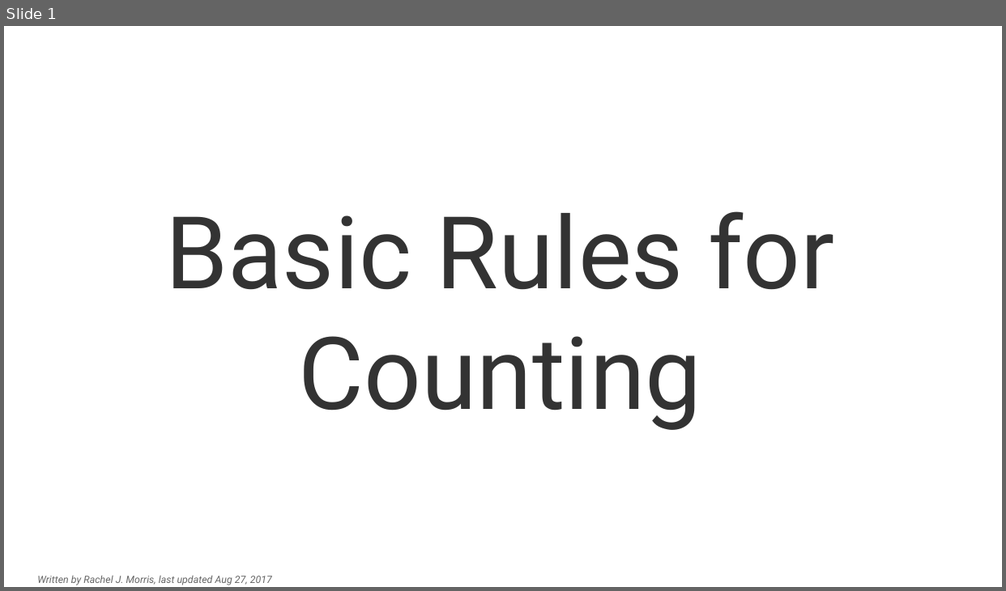
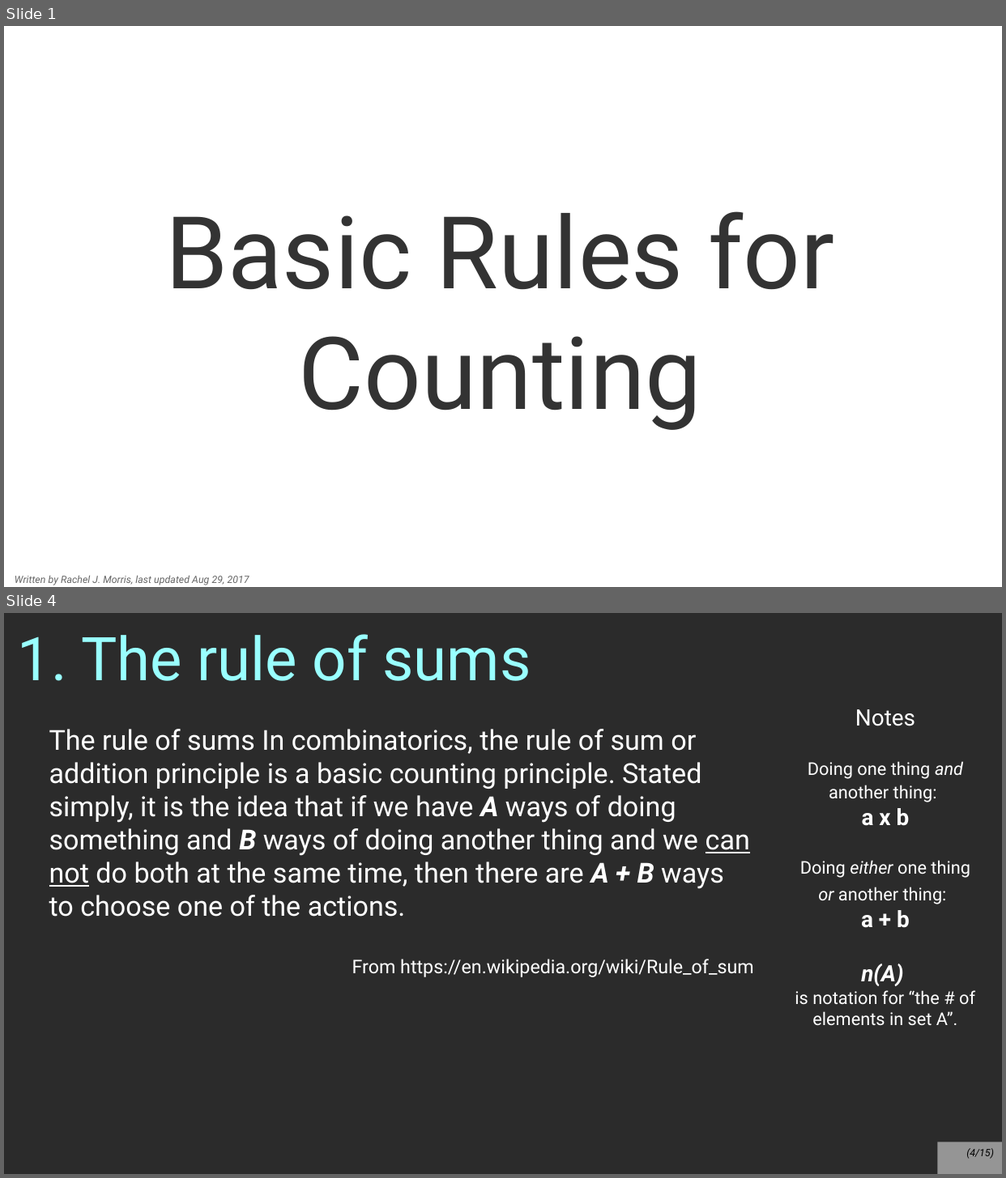
Before and after one commit to nguyenchithien/CS211-Discrete-Structures-II, a slide deck: Lectures/Lecture 5.2.odp. Shown one above the other, each under a label of ours: slide 1 before the commit, slides 1 and 4 after it; the slides between them are not shown. The pictures are 1006x591 and 1006x1178 pixels, drawn with LibreOffice and Linux fonts; fonts in the diff are those of the drawing; background and template pictures are left out; a plain dark background stands for a picture behind light text. Boxes give left, top, right and bottom in pixels: in the first picture for what was removed or moved away, otherwise in the second. Text is boxed around its words. In the diff, an @@ line names an element or a change of style, - is before the commit and + after.

```diff
--- a/Lectures/Lecture 5.2.odp
+++ b/Lectures/Lecture 5.2.odp
@@ slide 4 added at (4,613,1002,1174), background picture (left out) @@
@@ title added at (18,634,530,681), 48 pt, text #99FFFF @@
+1. The rule of sums
@@ text added at (795,709,975,1026), 14 pt, text #FFFFFF @@
+Notes
+Doing one thing and another thing:
+a x b
+Doing either one thing or another thing:
+a + b
+n(A)
+is notation for “the # of elements in set A”.
@@ text added at (49,729,754,977), 22 pt, text #FFFFFF @@
+The rule of sums In combinatorics, the rule of sum or addition principle is a basic counting principle. Stated simply, it is the idea that if we have A ways of doing something and B ways of doing another thing and we can not do both at the same time, then there are A + B ways to choose one of the actions.
+From https://en.wikipedia.org/wiki/Rule_of_sum
@@ page number added at (938,1143,1002,1174), fill #FFFFFF at 50% opacity, 8 pt, text #000000, italic @@
+(4/15)
@@ slide 1 changed as well @@
@@ text "Written by Rachel J. Morris, ..." at (15,575,249,586): vertical alignment middle to top @@
@@ text at (15,575,249,586): text changed @@
-Written by Rachel J. Morris, last updated Aug 27, 2017
+Written by Rachel J. Morris, last updated Aug 29, 2017
```
Also in this commit, not shown: 2 other slides changed, 13 other slides added, 2 slides removed, 1 other file.
